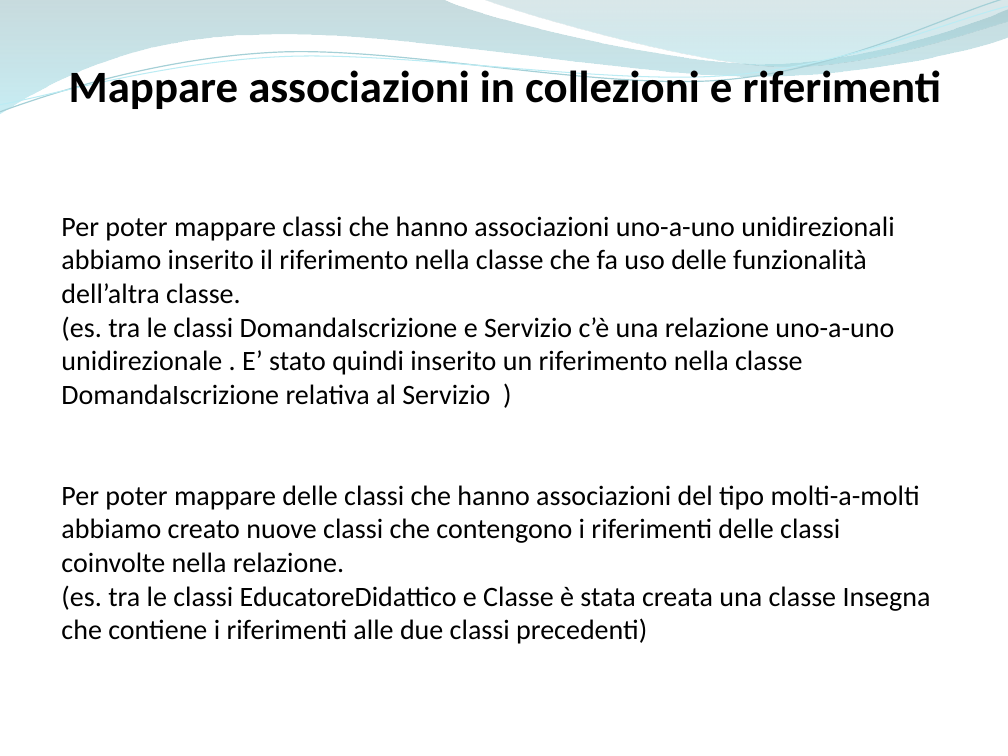
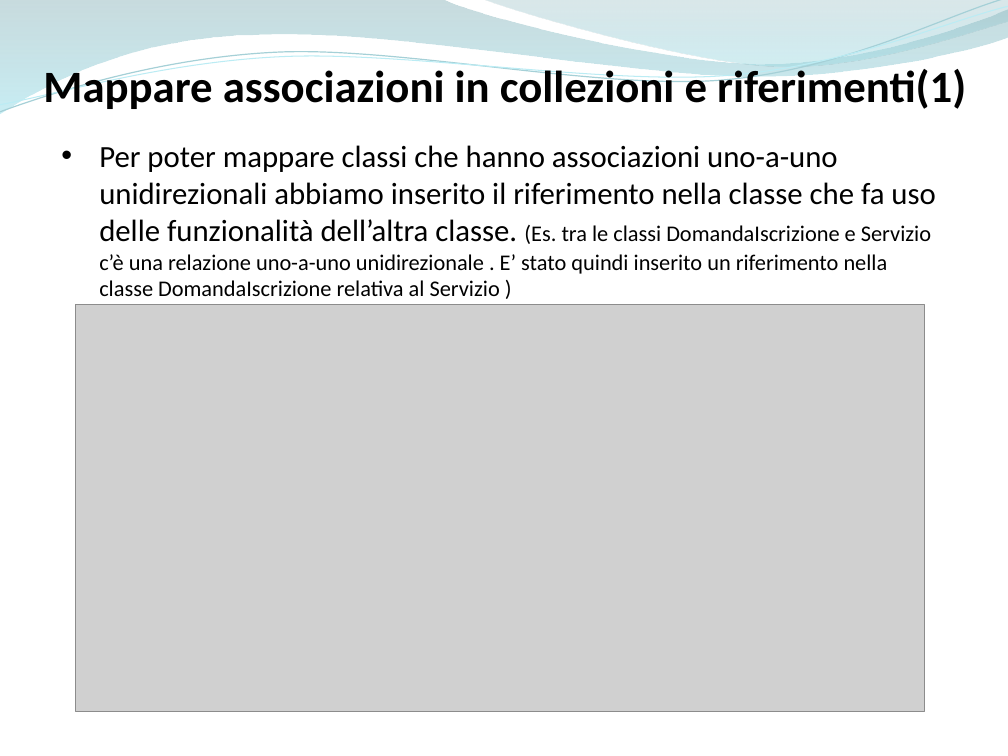
Before and after one commit to ammirate/at-silo, a slide deck: slide 4 of Presentazione/Atsilo2/Luigi/Luigi_PresentazioneFinale.pptx. Drawn at 1008x756 pixels with LibreOffice and Linux fonts; fonts in the diff are those of the drawing; grey boxes stand for pictures. Boxes give left, top, right and bottom in pixels: in the first picture for what was removed or moved away, otherwise in the second. Text is boxed around its words. In the diff, an @@ line names an element or a change of style, - is before the commit and + after.

```diff
--- a/Presentazione/Atsilo2/Luigi/Luigi_PresentazioneFinale.pptx
+++ b/Presentazione/Atsilo2/Luigi/Luigi_PresentazioneFinale.pptx
@@ text at [43, 65, 966, 109]: text changed @@
-Mappare associazioni in collezioni e riferimenti
+Mappare associazioni in collezioni e riferimenti(1)
@@ text at [99, 145, 935, 296]: text changed; size 20 to 16 pt @@
-Per poter mappare classi che hanno associazioni uno-a-uno unidirezionali abbiamo inserito il riferimento nella classe che fa uso delle funzionalità dell’altra classe.
-(es. tra le classi DomandaIscrizione e Servizio c’è una relazione uno-a-uno unidirezionale . E’ stato quindi inserito un riferimento nella classe DomandaIscrizione relativa al Servizio )
-Per poter mappare delle classi che hanno associazioni del tipo molti-a-molti abbiamo creato nuove classi che contengono i riferimenti delle classi coinvolte nella relazione.
-(es. tra le classi EducatoreDidattico e Classe è stata creata una classe Insegna che contiene i riferimenti alle due classi precedenti)
+• Per poter mappare classi che hanno associazioni uno-a-uno unidirezionali abbiamo inserito il riferimento nella classe che fa uso delle funzionalità dell’altra classe. (Es. tra le classi DomandaIscrizione e Servizio c’è una relazione uno-a-uno unidirezionale . E’ stato quindi inserito un riferimento nella classe DomandaIscrizione relativa al Servizio )
@@ picture added at [76, 305, 925, 712] @@
```
Also in this commit, not shown: 1 other slide changed, 3 slides added.
